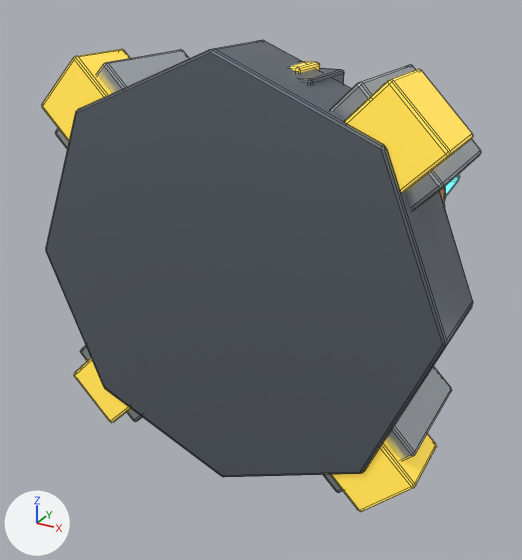
A saved change to the FBX model Assets/GeneratedBaseItems/22_Xenocrystal_Shock_Tower.fbx.
Camera for both pictures: a 50 mm camera at (1.47, -2.3, 1.24) aimed at (-0.35, 1.02, -0.42). Every picture has the same lights, and +X, +Y and +Z are marked at lower left. The picture after the commit comes second. Mesh edges are drawn as thin lines.

Before the edit, the objects in view are built like this:
```python
me_22_xenocrystal_shock_tower_mesh_001 = bpy.data.meshes.new('22_Xenocrystal_Shock_Tower_Mesh.001')
me_22_xenocrystal_shock_tower_mesh_001.from_pydata(...)  # 2172 vertices, 2112 faces; spans x -0.96..0.96, y 0.0..2.84, z -0.96..0.96
# faces by material slot: [316, 404, 324, 864, 102, 102]
me_22_xenocrystal_shock_tower_mesh_001.materials.append(mat_iron___dark_forged_steel)  # grey #7c848e
me_22_xenocrystal_shock_tower_mesh_001.materials.append(mat_titanium___bright_bevel)  # light grey #d4dbe2
me_22_xenocrystal_shock_tower_mesh_001.materials.append(mat_hazard___faded_amber)  # yellow #fadd59, glowing yellow #f9d33f
me_22_xenocrystal_shock_tower_mesh_001.materials.append(mat_rust___orange_oxide)  # orange #df9e61
me_22_xenocrystal_shock_tower_mesh_001.materials.append(mat_plasma___xenocrystal_cyan)  # cyan #76e2fd, glowing cyan #50ceff
me_22_xenocrystal_shock_tower_mesh_001.materials.append(mat_glass___pale_reflection)  # cyan #cef1fd
ob_22_xenocrystal_shock_tower = bpy.data.objects.new('22_Xenocrystal_Shock_Tower', me_22_xenocrystal_shock_tower_mesh_001)
ob_22_xenocrystal_shock_tower.location = (0.0, 0.0, 0.0)
```
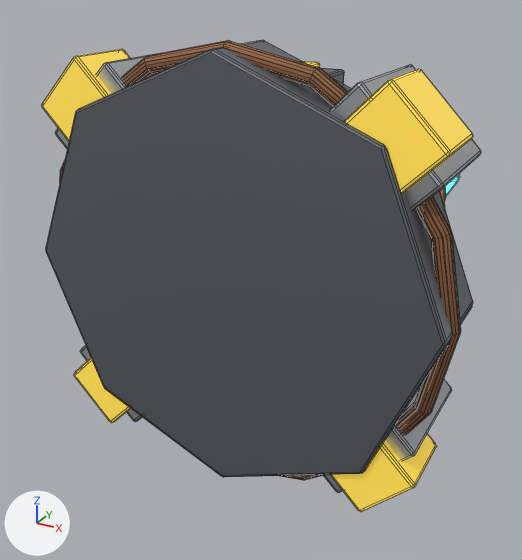
Diff of the bpy script that builds the scene:
```diff
--- a/Assets/GeneratedBaseItems/22_Xenocrystal_Shock_Tower.fbx.py
+++ b/Assets/GeneratedBaseItems/22_Xenocrystal_Shock_Tower.fbx.py
@@ mat_rust___deep_brown @@
+mat_rust___deep_brown = principled_material('Rust | deep brown')
+mat_rust___deep_brown.base_color = (0.34, 0.15, 0.07)  # brown #9e6c4b
+mat_rust___deep_brown.metallic = 0.24
+mat_rust___deep_brown.roughness = 0.84
@@ me_22_xenocrystal_shock_tower_mesh_001 @@
 # used by ob_22_xenocrystal_shock_tower; location = (0.0, 0.0, 0.0)
-me_22_xenocrystal_shock_tower_mesh_001.from_pydata(...)  # 2172 vertices, 2112 faces; spans x -0.96..0.96, y 0.0..2.84, z -0.96..0.96
+me_22_xenocrystal_shock_tower_mesh_001.from_pydata(...)  # 2556 vertices, 2496 faces; spans x -0.98..0.98, y 0.0..2.84, z -0.98..0.98
+# me_22_xenocrystal_shock_tower_mesh_001 part 1: a new loose piece, a torus around y (ring radius 0.94, tube radius 0.037) spanning x -0.977..0.977, y 0.083..0.157, z -0.977..0.977, in mat_rust___deep_brown (brown #9e6c4b)
 me_22_xenocrystal_shock_tower_mesh_001.materials.append(mat_iron___dark_forged_steel)
@@ me_22_xenocrystal_shock_tower_mesh_001 @@
 me_22_xenocrystal_shock_tower_mesh_001.materials.append(mat_glass___pale_reflection)
+me_22_xenocrystal_shock_tower_mesh_001.materials.append(mat_rust___deep_brown)  # brown #9e6c4b
```

Boxes (x1, y1, x2, y2) around the edits, measured in the pictures (522 x 560 px):
part 1 of me_22_xenocrystal_shock_tower_mesh_001, added
    after: (60, 41, 461, 480)
